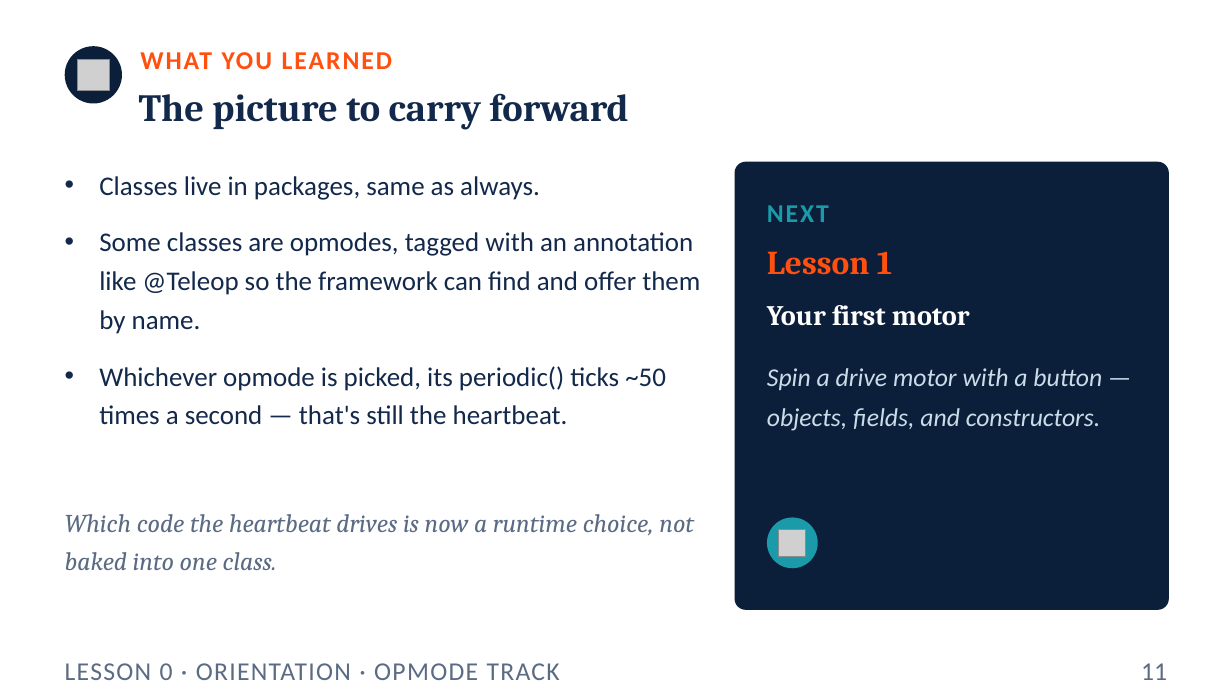
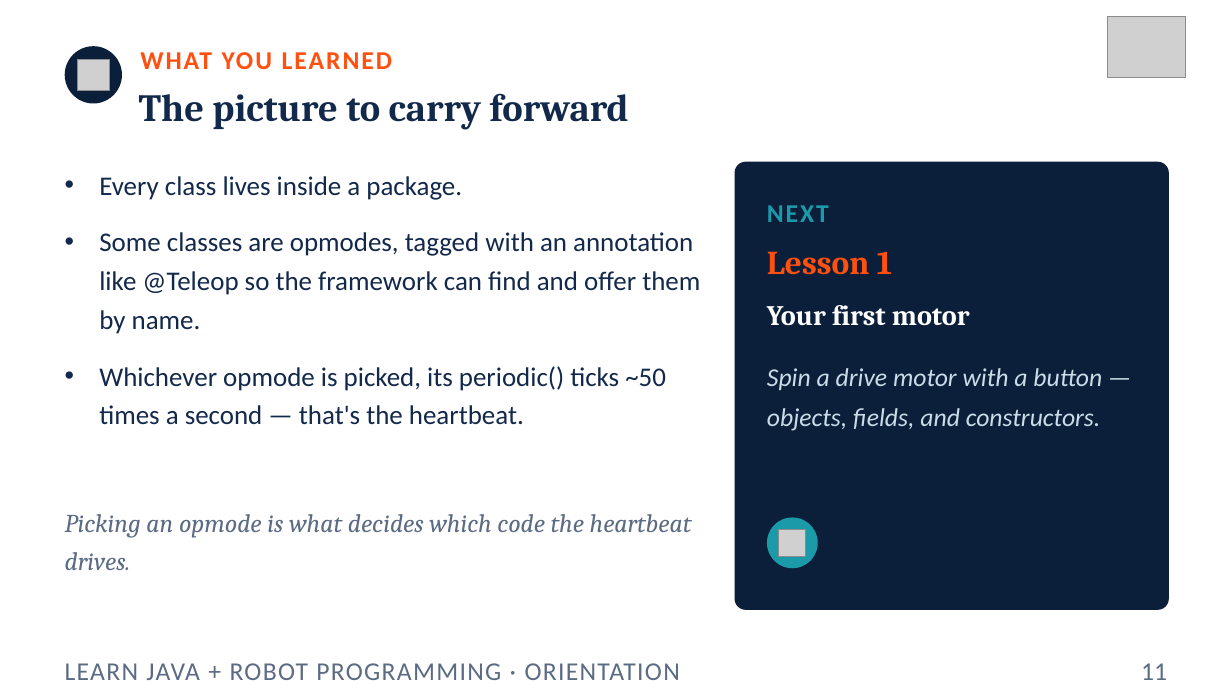
Before and after one commit to FRC5010/BasicRobotLessons, a slide deck: slide 11 of docs/presentations/v3/00-orientation.pptx. Drawn at 1232x693 pixels with LibreOffice and Linux fonts; fonts in the diff are those of the drawing; grey boxes stand for pictures. Boxes give left, top, right and bottom in pixels: in the first picture for what was removed or moved away, otherwise in the second. Text is boxed around its words. In the diff, an @@ line names an element or a change of style, - is before the commit and + after.

```diff
--- a/docs/presentations/v3/00-orientation.pptx
+++ b/docs/presentations/v3/00-orientation.pptx
@@ picture added at (x1=1107, y1=17, x2=1186, y2=78) @@
@@ text at (x1=99, y1=176, x2=462, y2=200): text changed @@
-• Classes live in packages, same as always.
+• Every class lives inside a package.
@@ text at (x1=99, y1=366, x2=666, y2=425): text changed @@
-• Whichever opmode is picked, its periodic() ticks ~50 times a second — that's still the heartbeat.
+• Whichever opmode is picked, its periodic() ticks ~50 times a second — that's the heartbeat.
@@ text at (x1=65, y1=514, x2=692, y2=570): text changed @@
-Which code the heartbeat drives is now a runtime choice, not baked into one class.
+Picking an opmode is what decides which code the heartbeat drives.
@@ text at (x1=65, y1=663, x2=680, y2=680): text changed @@
-LESSON 0 · ORIENTATION · OPMODE TRACK
+LEARN JAVA + ROBOT PROGRAMMING · ORIENTATION
```
Also in this commit, not shown: 10 other slides changed, 40 other files.
